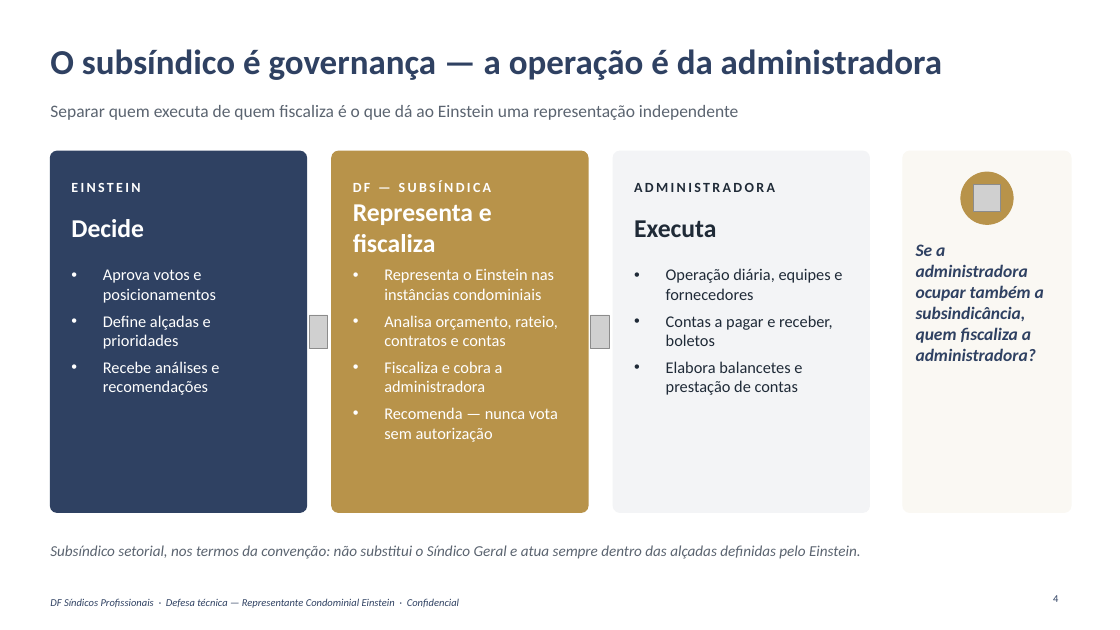
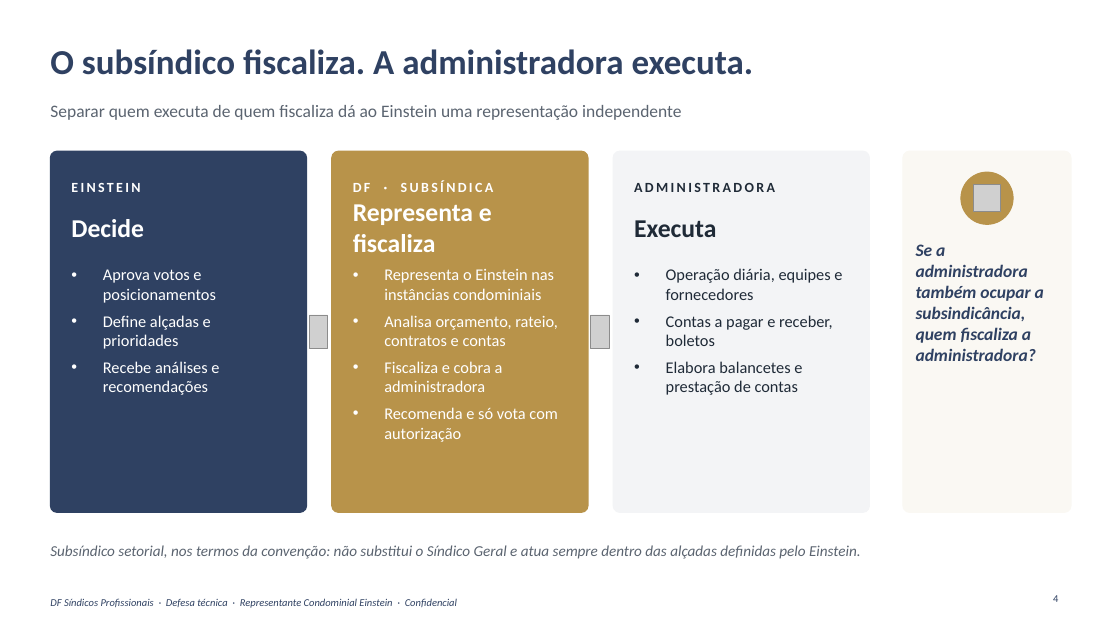
Before and after one commit to caiogavioli/Brainstorm, a slide deck: slide 4 of entregas/apresentacao-13-10/DF_Apresentacao_Einstein_13-10.pptx. Drawn at 1120x630 pixels with LibreOffice and Linux fonts; fonts in the diff are those of the drawing; grey boxes stand for pictures; background and template pictures are left out. Boxes give left, top, right and bottom in pixels: in the first picture for what was removed or moved away, otherwise in the second. Text is boxed around its words. In the diff, an @@ line names an element or a change of style, - is before the commit and + after.

```diff
--- a/entregas/apresentacao-13-10/DF_Apresentacao_Einstein_13-10.pptx
+++ b/entregas/apresentacao-13-10/DF_Apresentacao_Einstein_13-10.pptx
@@ title at [50, 49, 754, 75]: text changed @@
-O subsíndico é governança — a operação é da administradora
+O subsíndico fiscaliza. A administradora executa.
@@ text at [50, 105, 681, 120]: text changed @@
-Separar quem executa de quem fiscaliza é o que dá ao Einstein uma representação independente
+Separar quem executa de quem fiscaliza dá ao Einstein uma representação independente
@@ text at [353, 180, 494, 192]: text changed @@
-DF — SUBSÍNDICA
+DF · SUBSÍNDICA
@@ text at [916, 244, 1044, 361]: text changed @@
-Se a administradora ocupar também a subsindicância, quem fiscaliza a administradora?
+Se a administradora também ocupar a subsindicância, quem fiscaliza a administradora?
@@ text at [384, 407, 557, 442]: text changed @@
-• Recomenda — nunca vota sem autorização
+• Recomenda e só vota com autorização
@@ text at [50, 598, 457, 608]: text changed @@
-DF Síndicos Profissionais · Defesa técnica — Representante Condominial Einstein · Confidencial
+DF Síndicos Profissionais · Defesa técnica · Representante Condominial Einstein · Confidencial
```
Also in this commit, not shown: 24 other slides changed, 11 other files.
